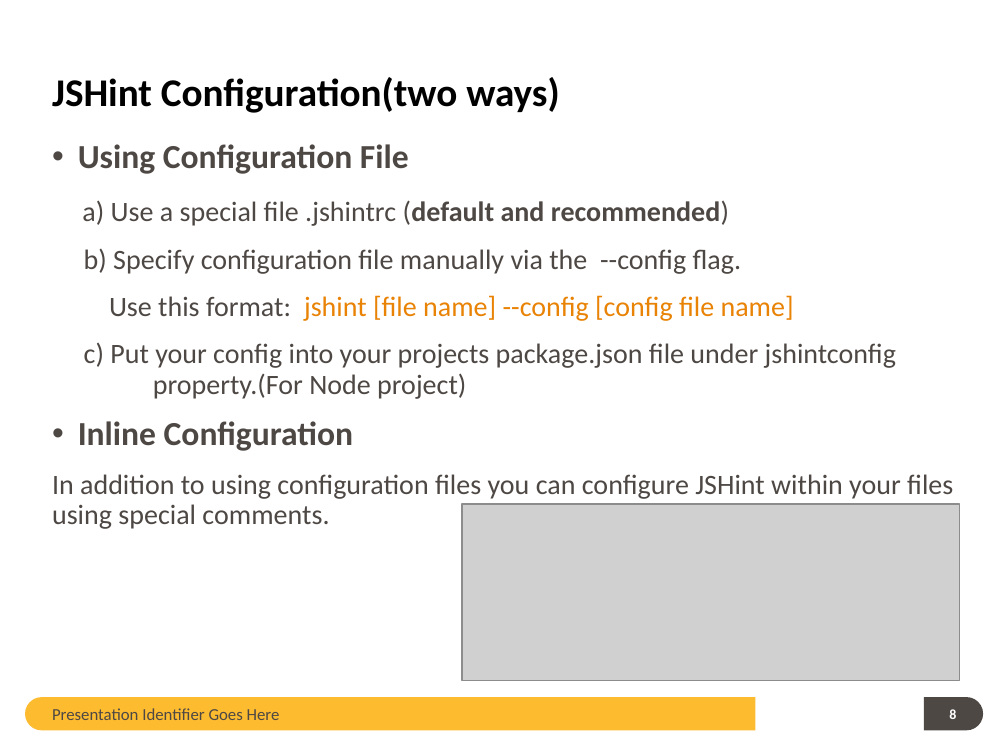
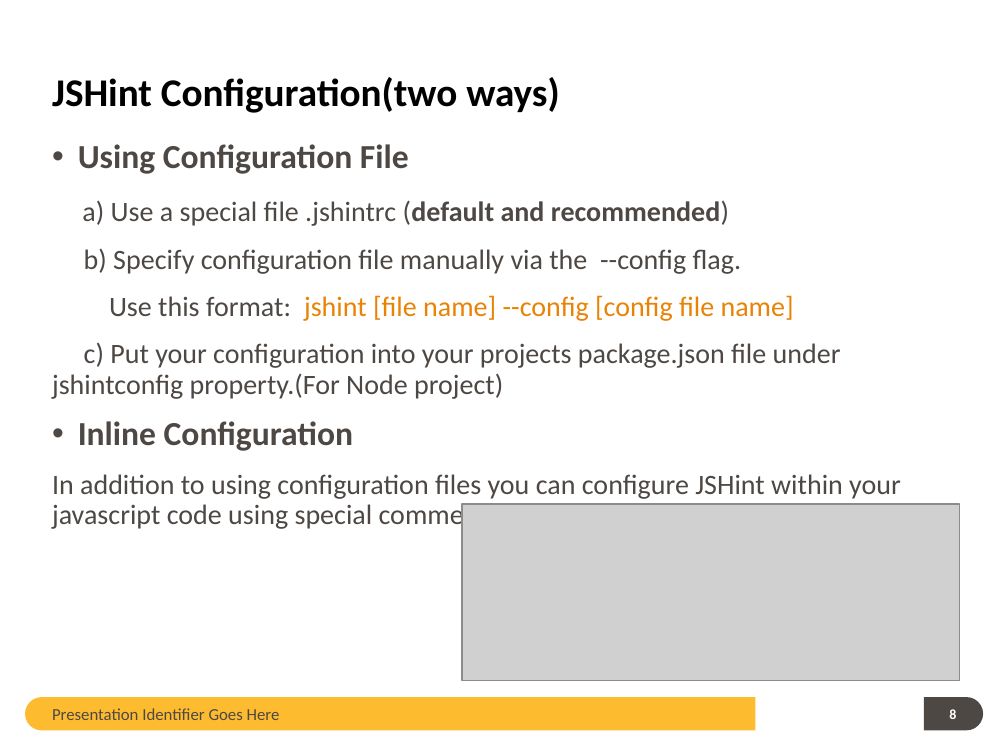
Before and after one commit to guangweiqiao/EIMS, a slide deck: slide 8 of EIMS/doc/JSHint TOI.pptx. Drawn at 1008x756 pixels with LibreOffice and Linux fonts; fonts in the diff are those of the drawing; grey boxes stand for pictures; background and template pictures are left out. Boxes give left, top, right and bottom in pixels: in the first picture for what was removed or moved away, otherwise in the second. Text is boxed around its words. In the diff, an @@ line names an element or a change of style, - is before the commit and + after.

```diff
--- a/EIMS/doc/JSHint TOI.pptx
+++ b/EIMS/doc/JSHint TOI.pptx
@@ text at [52,343,841,399]: text changed @@
-c) Put your config into your projects package.json file under jshintconfig property.(For Node project)
+c) Put your configuration into your projects package.json file under jshintconfig property.(For Node project)
@@ text at [52,474,901,531]: text changed @@
-In addition to using configuration files you can configure JSHint within your files using special comments.
+In addition to using configuration files you can configure JSHint within your javascript code using special comments.
```
Also in this commit, not shown: 5 other slides changed.
